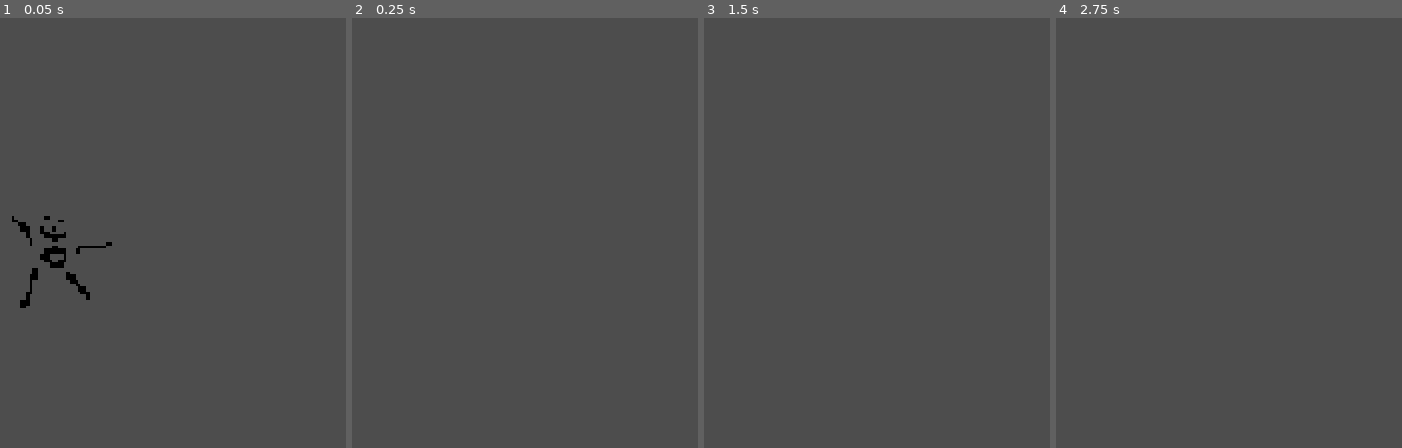
Above: before the commit, frames 1-4 (left to right).
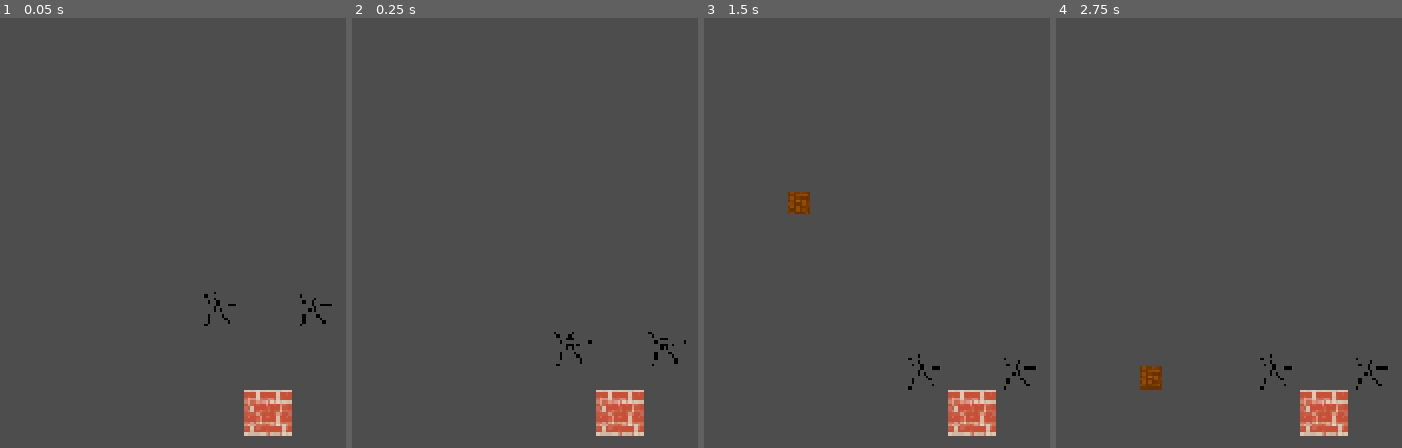
Above: after the commit, the same moments.

Repository: atomazu/quicksand
Game: Godot game, scene res://scenes/stage.tscn
Two runs of this game, one before a commit and one after it. Both use one fixed random seed, a clock stepped at 60 frames per second and the inputs below.
Inputs:
- Up to frame 1 (0.05 s): no input
- Up to frame 2 (0.25 s): no input
- Up to frame 3 (1.5 s): tap Enter at 0.5 s
- Up to frame 4 (2.75 s): tap Space at 2 s

The runs differ from the first frame. In frame 1, 2.5% of the frame differs, in the area x 3-96%, y 46-98%; in frame 2, 1.7%; in frame 3, 2.0%; in frame 4, 2.0%.

Commit message:
Better player movement

Diff:
--- a/entities/box.tscn
+++ b/entities/box.tscn
@@ -1,3 +1,18 @@
 [gd_scene format=3 uid="uid://cbpoflllc0mf7"]
 
+[ext_resource type="Texture2D" uid="uid://4b5ch2dph2r3" path="res://assets/box.png" id="1_c475x"]
+
+[sub_resource type="RectangleShape2D" id="RectangleShape2D_far1q"]
+size = Vector2(16, 16)
+
 [node name="Box" type="Node2D" unique_id=2128368420]
+
+[node name="RigidBody2D" type="RigidBody2D" parent="." unique_id=15681418]
+
+[node name="CollisionShape2D" type="CollisionShape2D" parent="RigidBody2D" unique_id=1958041270]
+shape = SubResource("RectangleShape2D_far1q")
+
+[node name="Sprite2D" type="Sprite2D" parent="RigidBody2D" unique_id=915361800]
+texture_filter = 1
+position = Vector2(8, 8)
+texture = ExtResource("1_c475x")
--- a/scenes/platform.tscn
+++ b/scenes/platform.tscn
@@ -1,4 +1,6 @@
 [gd_scene format=3 uid="uid://cfc7gsvvndlj2"]
+
+[ext_resource type="Texture2D" uid="uid://dfo34alxgy13h" path="res://assets/platform.png" id="1_ba0x2"]
 
 [sub_resource type="WorldBoundaryShape2D" id="WorldBoundaryShape2D_far1q"]
 
@@ -6,3 +8,8 @@
 
 [node name="CollisionShape2D" type="CollisionShape2D" parent="." unique_id=31196712]
 shape = SubResource("WorldBoundaryShape2D_far1q")
+
+[node name="Platform" type="Sprite2D" parent="." unique_id=1431632821]
+texture_filter = 1
+position = Vector2(0, 17)
+texture = ExtResource("1_ba0x2")
--- a/scenes/player.gd
+++ b/scenes/player.gd
@@ -1,28 +1,46 @@
-extends CharacterBody2D
-
+extends RigidBody2D
 
 const SPEED = 300.0
-const JUMP_VELOCITY = -400.0
+const JUMP_VELOCITY = 400.0
 
+@export var ground_area: Area2D
 @export var action_move_left: String
 @export var action_move_right: String
 @export var action_jump: String
 
-func _physics_process(delta: float) -> void:
-	# Add the gravity.
-	if not is_on_floor():
-		velocity += get_gravity() * delta
+var bodies_below_feet: int
+var temp: bool = true
 
-	# Handle jump.
-	if Input.is_action_just_pressed(action_jump) and is_on_floor():
-		velocity.y = JUMP_VELOCITY
+func _ready() -> void:
+	ground_area.body_entered.connect(_on_ground_area_body_entered)
+	ground_area.body_exited.connect(_on_ground_area_body_exited)
 
-	# Get the input direction and handle the movement/deceleration.
-	# As good practice, you should replace UI actions with custom gameplay actions.
+func _physics_process(_delta: float) -> void:
+	if Input.is_action_pressed(action_jump) and bodies_below_feet > 1 and temp:
+		apply_central_impulse(Vector2.UP * JUMP_VELOCITY)
+		temp = false
+
+	if !Input.is_action_pressed(action_jump):
+		temp = true
+
 	var direction := Input.get_axis(action_move_left, action_move_right)
-	if direction:
-		velocity.x = direction * SPEED
-	else:
-		velocity.x = move_toward(velocity.x, 0, SPEED)
 
-	move_and_slide()
+	if Input.is_action_just_pressed(action_move_left):
+		apply_central_impulse(Vector2(direction * SPEED, 0))
+
+	if Input.is_action_just_pressed(action_move_right):
+		apply_central_impulse(Vector2(direction * SPEED, 0))
+
+	apply_central_force(Vector2(direction * SPEED, 0))
+
+	if abs(linear_velocity.x) > SPEED:
+		apply_central_force(Vector2(-direction * SPEED, 0))
+
+	if direction == 0.0:
+		apply_central_impulse(Vector2(-linear_velocity.x, 0)/8)
+
+func _on_ground_area_body_entered(_body):
+	bodies_below_feet += 1
+
+func _on_ground_area_body_exited(_body):
+	bodies_below_feet -= 1
--- a/scenes/player.tscn
+++ b/scenes/player.tscn
@@ -1,11 +1,23 @@
 [gd_scene format=3 uid="uid://crx51wxlxkf6i"]
 
 [ext_resource type="Texture2D" uid="uid://bwrq5rhaxiokk" path="res://assets/player.png" id="1_3vyb7"]
+[ext_resource type="Script" uid="uid://xwnmth4bj0bp" path="res://scenes/player.gd" id="1_g2els"]
+
+[sub_resource type="PhysicsMaterial" id="PhysicsMaterial_3vyb7"]
+friction = 0.0
+bounce = 0.3
 
 [sub_resource type="RectangleShape2D" id="RectangleShape2D_far1q"]
 size = Vector2(19, 24)
 
-[node name="Player" type="CharacterBody2D" unique_id=381838707]
+[sub_resource type="RectangleShape2D" id="RectangleShape2D_15jrk"]
+size = Vector2(19, 1)
+
+[node name="Player" type="RigidBody2D" unique_id=626033914 node_paths=PackedStringArray("ground_area")]
+physics_material_override = SubResource("PhysicsMaterial_3vyb7")
+lock_rotation = true
+script = ExtResource("1_g2els")
+ground_area = NodePath("GroundDetection")
 
 [node name="CollisionShape2D" type="CollisionShape2D" parent="." unique_id=286655539]
 position = Vector2(-0.5, 2)
@@ -14,3 +26,10 @@
 [node name="Sprite2D" type="Sprite2D" parent="." unique_id=644741127]
 texture_filter = 1
 texture = ExtResource("1_3vyb7")
+
+[node name="GroundDetection" type="Area2D" parent="." unique_id=1511495204]
+position = Vector2(0, 15)
+
+[node name="CollisionShape2D" type="CollisionShape2D" parent="GroundDetection" unique_id=1735841062]
+position = Vector2(-0.5, -0.5)
+shape = SubResource("RectangleShape2D_15jrk")
--- a/scenes/spawner.gd
+++ b/scenes/spawner.gd
@@ -1,4 +1,16 @@
 extends Node
 
+@export var spawn_container: Node2D
+@export var entities: Array[Entity]
+@export var spawn_height: float
+@export var spawn_width: float
 
-@export var entities: Array[Entity]
+func _ready() -> void:
+	await get_tree().create_timer(1).timeout
+	start()
+
+func start() -> void:
+	for entity in entities:
+		var instance: Node2D = entity.scene.instantiate()
+		spawn_container.add_child.call_deferred(instance)
+		instance.global_position = Vector2(randf_range(-spawn_width, spawn_width), spawn_height)
--- a/scenes/stage.tscn
+++ b/scenes/stage.tscn
@@ -3,30 +3,31 @@
 [ext_resource type="Script" uid="uid://pyrtervf15lq" path="res://scenes/spawner.gd" id="1_6c5u0"]
 [ext_resource type="PackedScene" uid="uid://crx51wxlxkf6i" path="res://scenes/player.tscn" id="1_8rem4"]
 [ext_resource type="Script" uid="uid://1nw2i0ardlwb" path="res://entity.gd" id="2_2so7o"]
-[ext_resource type="Script" uid="uid://xwnmth4bj0bp" path="res://scenes/player.gd" id="2_gi7kc"]
 [ext_resource type="PackedScene" uid="uid://cfc7gsvvndlj2" path="res://scenes/platform.tscn" id="3_kewym"]
 [ext_resource type="Resource" uid="uid://dbq7l7q1tvt5i" path="res://entities/box.tres" id="3_st0q7"]
 
 [node name="Stage" type="Node2D" unique_id=435293471]
 
-[node name="Spawner" type="Node" parent="." unique_id=2051337331]
+[node name="Spawner" type="Node" parent="." unique_id=2051337331 node_paths=PackedStringArray("spawn_container")]
 script = ExtResource("1_6c5u0")
+spawn_container = NodePath("..")
 entities = Array[ExtResource("2_2so7o")]([ExtResource("3_st0q7")])
+spawn_height = -150.0
+spawn_width = 200.0
 
 [node name="Player" parent="." unique_id=381838707 instance=ExtResource("1_8rem4")]
-script = ExtResource("2_gi7kc")
+position = Vector2(-36, 40)
 action_move_left = "p1_move_left"
 action_move_right = "p1_move_right"
 action_jump = "p1_jump"
 
 [node name="Player2" parent="." unique_id=1336648173 instance=ExtResource("1_8rem4")]
-script = ExtResource("2_gi7kc")
+position = Vector2(32, 40)
 action_move_left = "p2_move_left"
 action_move_right = "p2_move_right"
 action_jump = "p2_jump"
 
 [node name="Camera2D" type="Camera2D" parent="." unique_id=762059606]
-zoom = Vector2(2.69, 2.69)
 
 [node name="Platform" parent="." unique_id=210535174 instance=ExtResource("3_kewym")]
 position = Vector2(0, 100)
